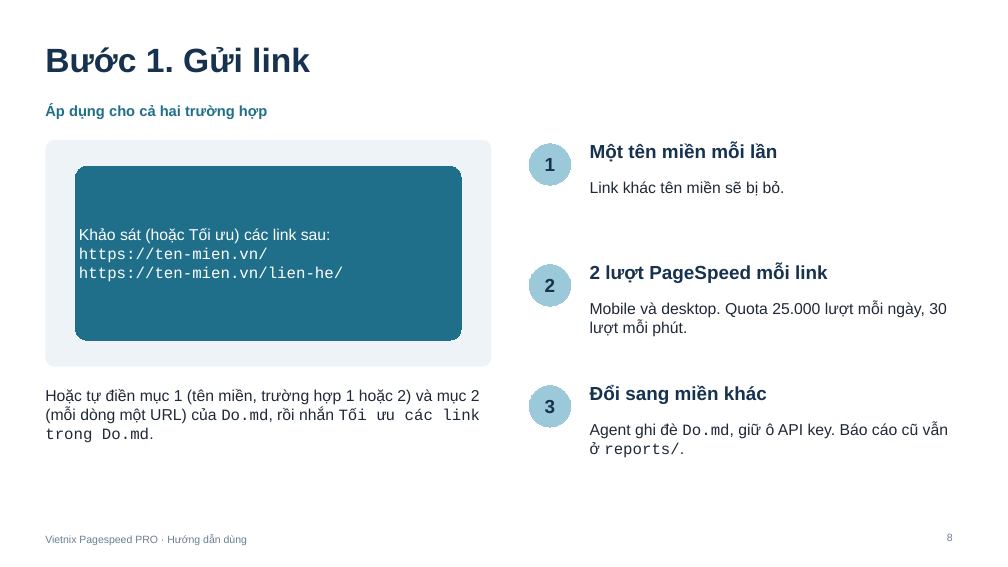
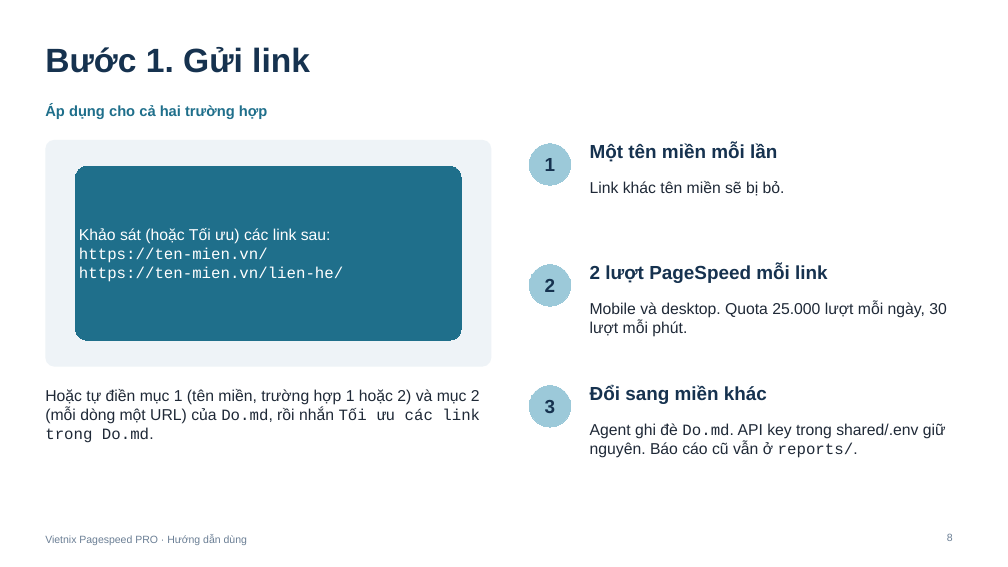
Before and after one commit to SohmaLi/Web-Pagespeed, a slide deck: slide 8 of audit-website/HUONG-DAN.pptx. Drawn at 1008x567 pixels with LibreOffice and Linux fonts; fonts in the diff are those of the drawing. Boxes give left, top, right and bottom in pixels: in the first picture for what was removed or moved away, otherwise in the second. Text is boxed around its words. In the diff, an @@ line names an element or a change of style, - is before the commit and + after.

```diff
--- a/audit-website/HUONG-DAN.pptx
+++ b/audit-website/HUONG-DAN.pptx
@@ text at (x1=590, y1=423, x2=946, y2=458): text changed @@
-Agent ghi đè Do.md, giữ ô API key. Báo cáo cũ vẫn ở reports/.
+Agent ghi đè Do.md. API key trong shared/.env giữ nguyên. Báo cáo cũ vẫn ở reports/.
```
Also in this commit, not shown: 2 other slides changed, 35 other files.
